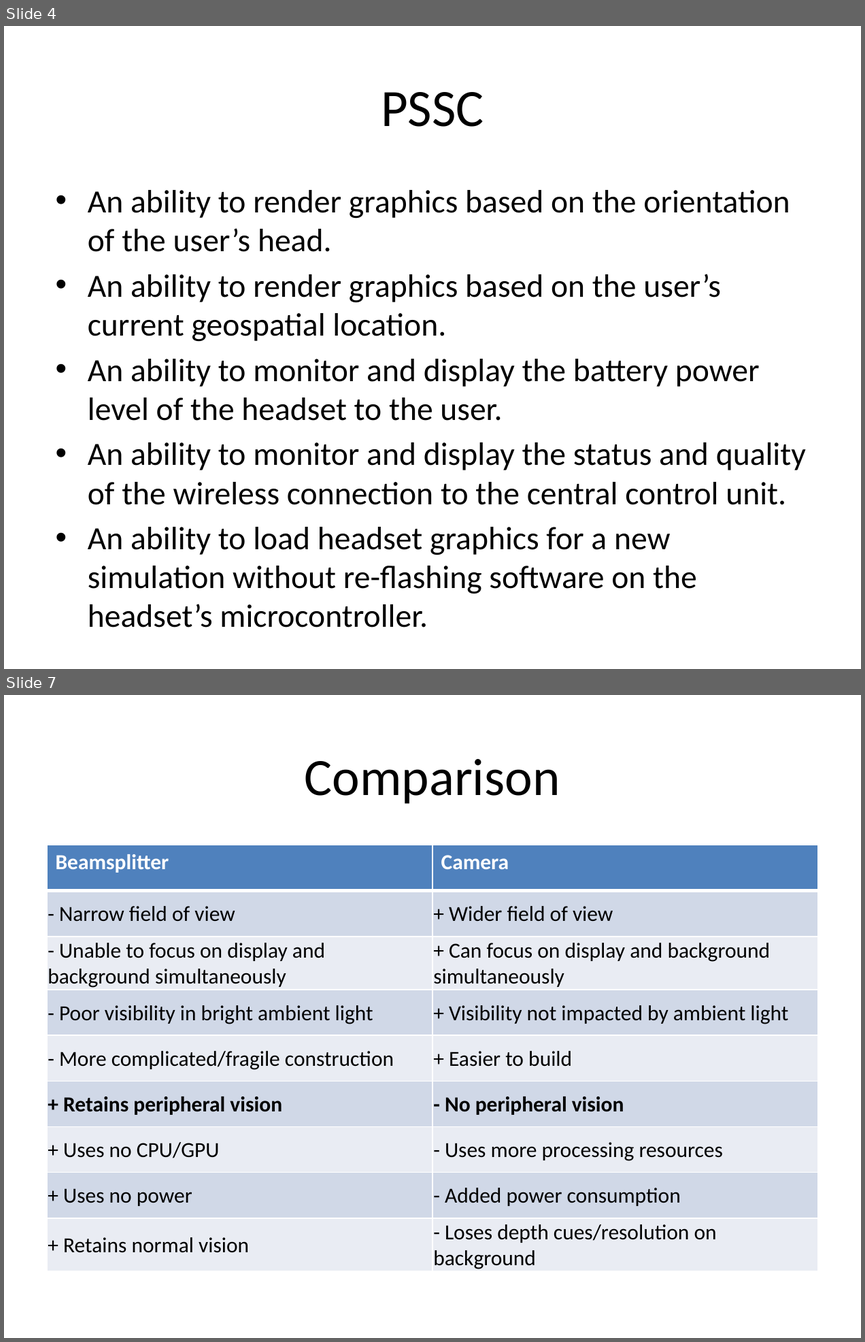
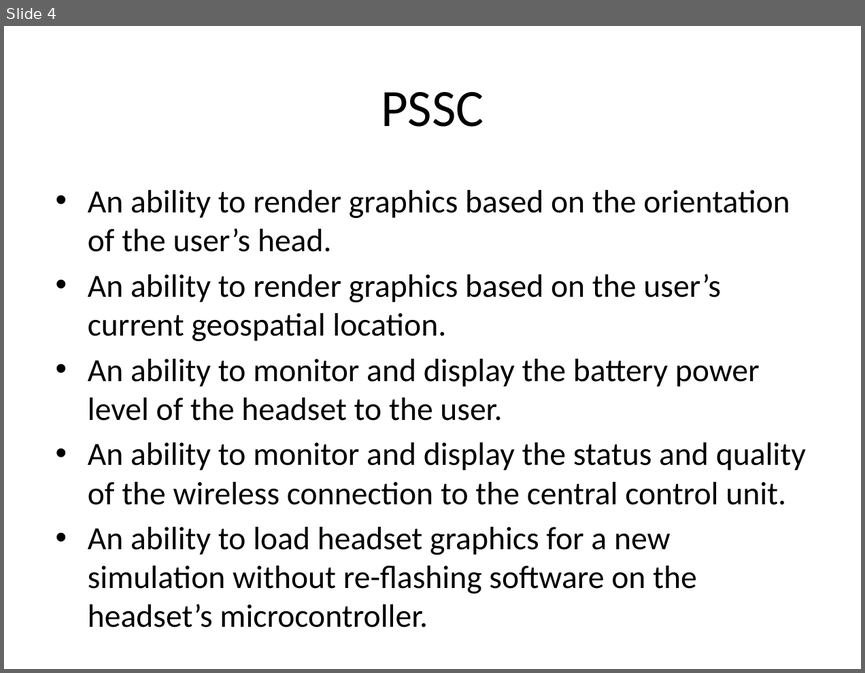
Before and after one commit to snowpuppy/augreality, a slide deck: doc/TCSP 03.pptx. Shown one above the other, each under a label of ours: slides 4 and 7 before the commit, slide 4 after it; the slides between them are not shown. The pictures are 865x1342 and 865x673 pixels, drawn with LibreOffice and Linux fonts; fonts in the diff are those of the drawing. Boxes give left, top, right and bottom in pixels: in the first picture for what was removed or moved away, otherwise in the second. Text is boxed around its words. In the diff, an @@ line names an element or a change of style, - is before the commit and + after.

```diff
--- a/doc/TCSP 03.pptx
+++ b/doc/TCSP 03.pptx
@@ slide 7 removed at (x1=4, y1=695, x2=861, y2=1338), background #FFFFFF @@
@@ title removed at (x1=305, y1=759, x2=560, y2=804) @@
-Comparison
@@ table removed at (x1=47, y1=845, x2=818, y2=1272), 9 rows, 2 columns @@
-Beamsplitter | Camera
-- Narrow field of view | + Wider field of view
-- Unable to focus on display and background simultaneously | + Can focus on display and background simultaneously
-- Poor visibility in bright ambient light | + Visibility not impacted by ambient light
-- More complicated/fragile construction | + Easier to build
-+ Retains peripheral vision | - No peripheral vision
-+ Uses no CPU/GPU | - Uses more processing resources
-+ Uses no power | - Added power consumption
-+ Retains normal vision | - Loses depth cues/resolution on background
```
Also in this commit, not shown: 1 slide changed, 1 slide added, 2 other slides removed.
